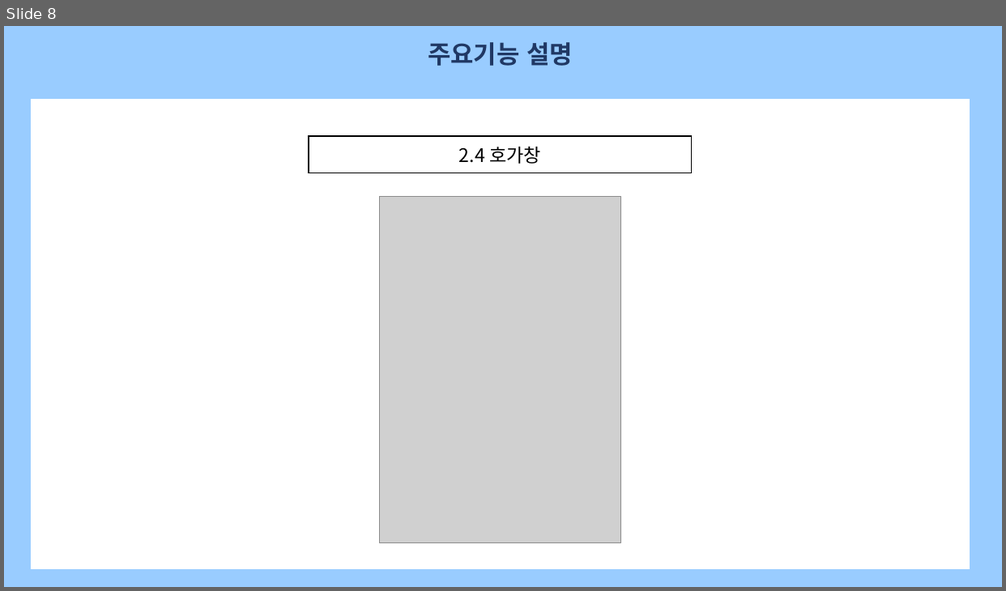
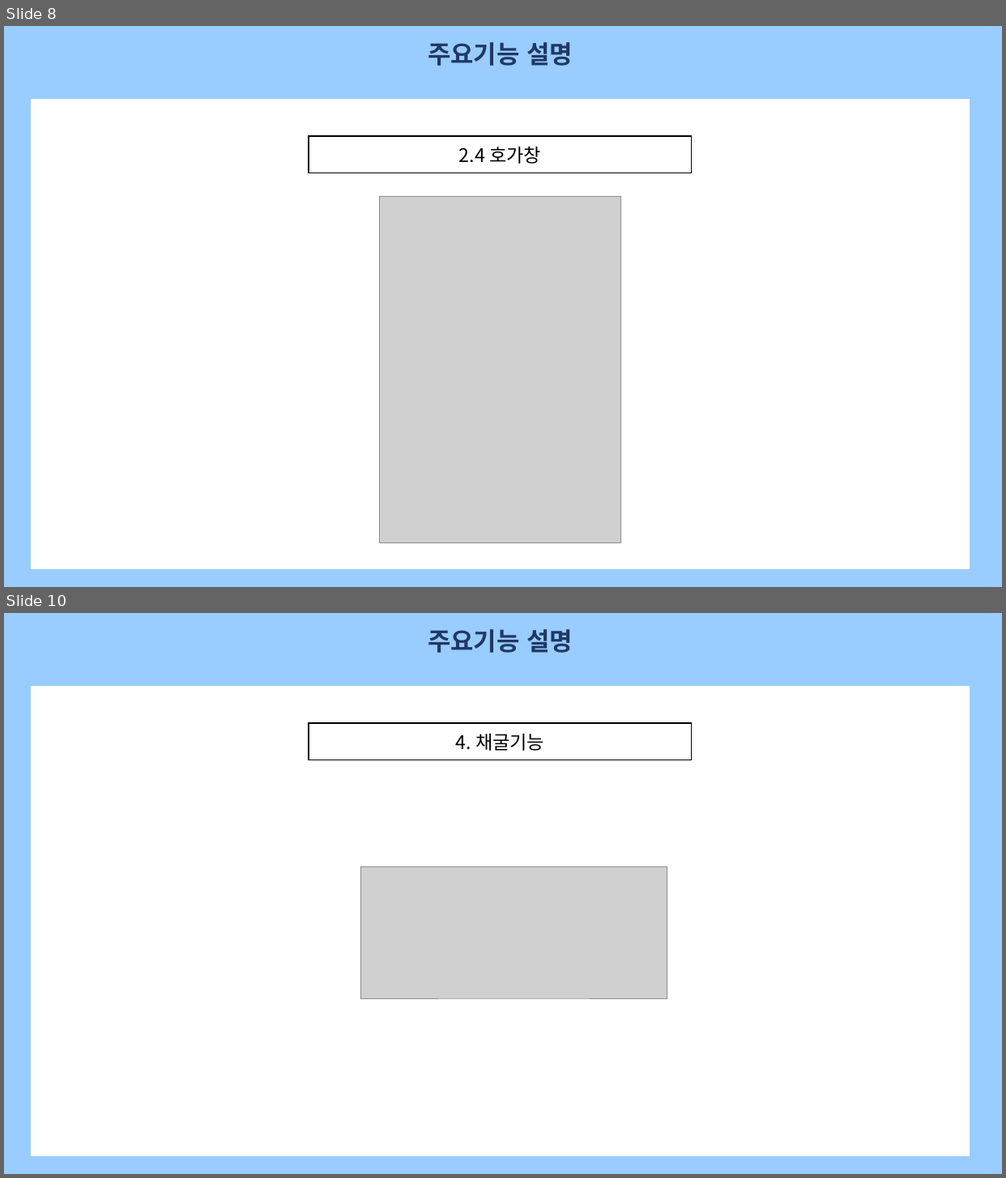
Before and after one commit to JuSeungKyu/ysCoinMarket, a slide deck: 템플릿PPT/YSCOIN_TYPE2.pptx. Shown one above the other, each under a label of ours: slide 8 before the commit, slides 8 and 10 after it; the slides between them are not shown. The pictures are 1006x591 and 1006x1178 pixels, drawn with LibreOffice and Linux fonts; fonts in the diff are those of the drawing; grey boxes stand for pictures. Boxes give left, top, right and bottom in pixels: in the first picture for what was removed or moved away, otherwise in the second. Text is boxed around its words. In the diff, an @@ line names an element or a change of style, - is before the commit and + after.

```diff
--- a/템플릿PPT/YSCOIN_TYPE2.pptx
+++ b/템플릿PPT/YSCOIN_TYPE2.pptx
@@ slide 10 added at (4,613,1002,1174), background #99CCFF @@
@@ text added at (428,629,573,653), 24 pt, text #203864, bold @@
+주요기능 설명
@@ rectangle added at (28,684,972,1159), fill #FFFFFF, outline #99CCFF 3.75 pt @@
@@ rectangle added at (309,723,691,760), fill #FFFFFF, outline #000000 1.25 pt, 18 pt, text #000000 @@
+4. 채굴기능
@@ picture added at (361,867,667,999) @@
```
Also in this commit, not shown: 1 slide changed, 3 other slides added.
